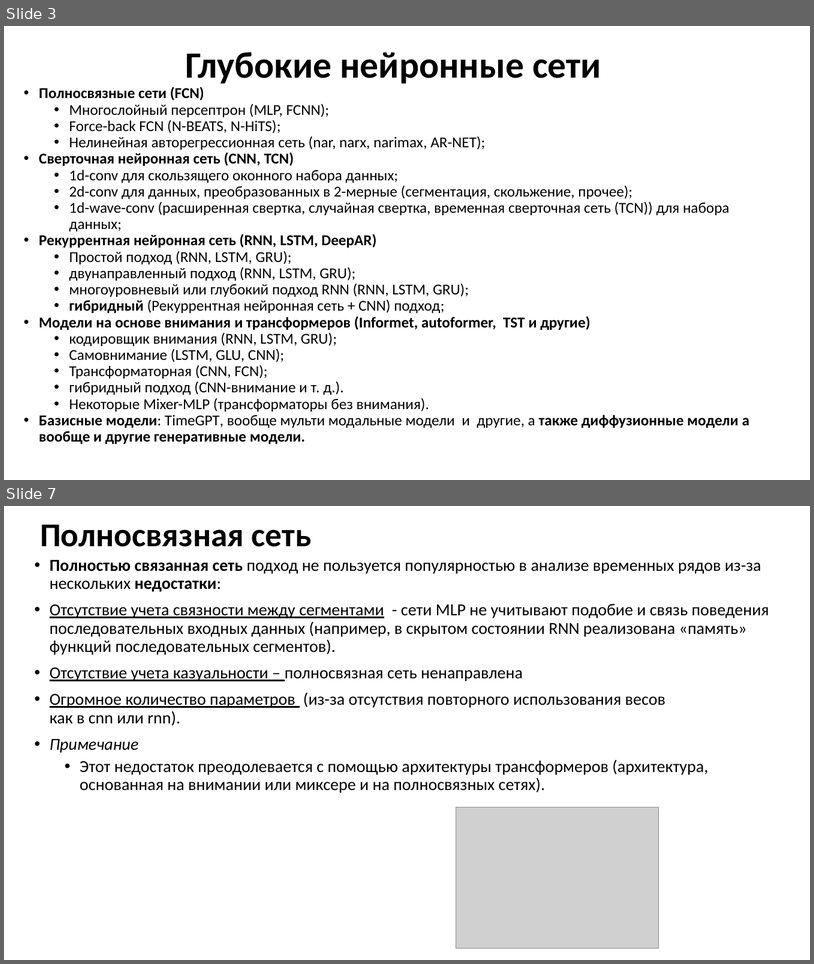
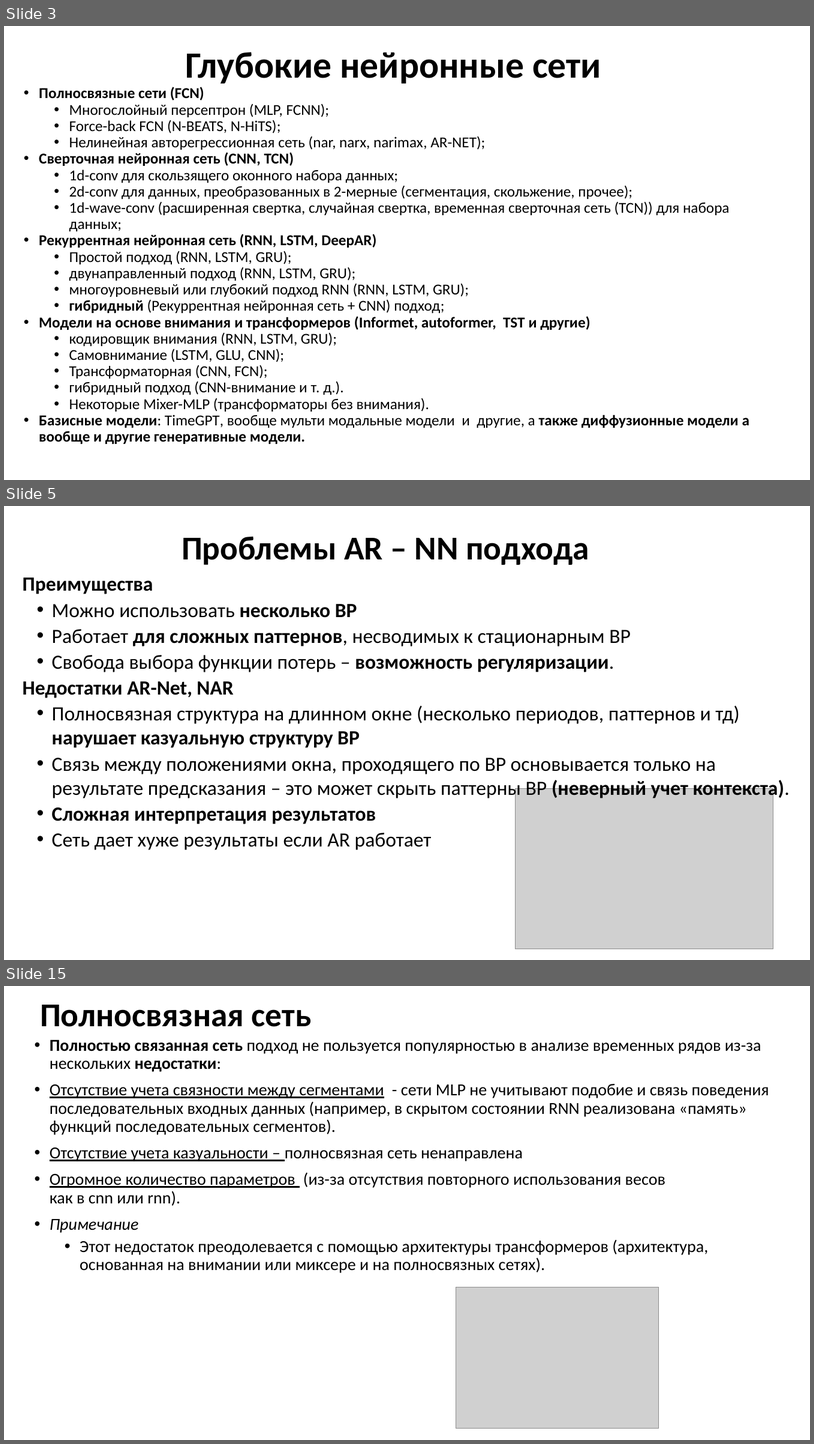
Before and after one commit to MVRonkin/TimeSeriesCourse, a slide deck: 2025/LEC/07 глубокое обучение нейронных сетей.pptx. Shown one above the other, each under a label of ours: slides 3 and 7 before the commit, slides 3, 5 and 15 after it; the slides between them are not shown. The pictures are 814x964 and 814x1444 pixels, drawn with LibreOffice and Linux fonts; fonts in the diff are those of the drawing; grey boxes stand for pictures. Boxes give left, top, right and bottom in pixels: in the first picture for what was removed or moved away, otherwise in the second. Text is boxed around its words. In the diff, an @@ line names an element or a change of style, - is before the commit and + after.

```diff
--- a/2025/LEC/07 глубокое обучение нейронных сетей.pptx
+++ b/2025/LEC/07 глубокое обучение нейронных сетей.pptx
@@ slide 5 added at (4,506,810,960), background #FFFFFF @@
@@ title added at (182,537,590,565), 39.6 pt, text #000000, bold @@
+Проблемы AR – NN подхода
@@ text added at (23,577,790,850), 24 pt, text #000000 @@
+Преимущества
+• Можно использовать несколько ВР
+• Работает для сложных паттернов, несводимых к стационарным ВР
+• Свобода выбора функции потерь – возможность регуляризации.
+Недостатки AR-Net, NAR
+• Полносвязная структура на длинном окне (несколько периодов, паттернов и тд) нарушает казуальную структуру ВР
+• Связь между положениями окна, проходящего по ВР основывается только на результате предсказания – это может скрыть паттерны ВР (неверный учет контекста).
+• Сложная интерпретация результатов
+• Сеть дает хуже результаты если AR работает
@@ picture added at (516,789,774,949) @@
@@ what was slide 7 is now slide 15 @@
```
Also in this commit, not shown: 1 slide changed, 10 other slides added, 1 slide removed, 4 other files.
